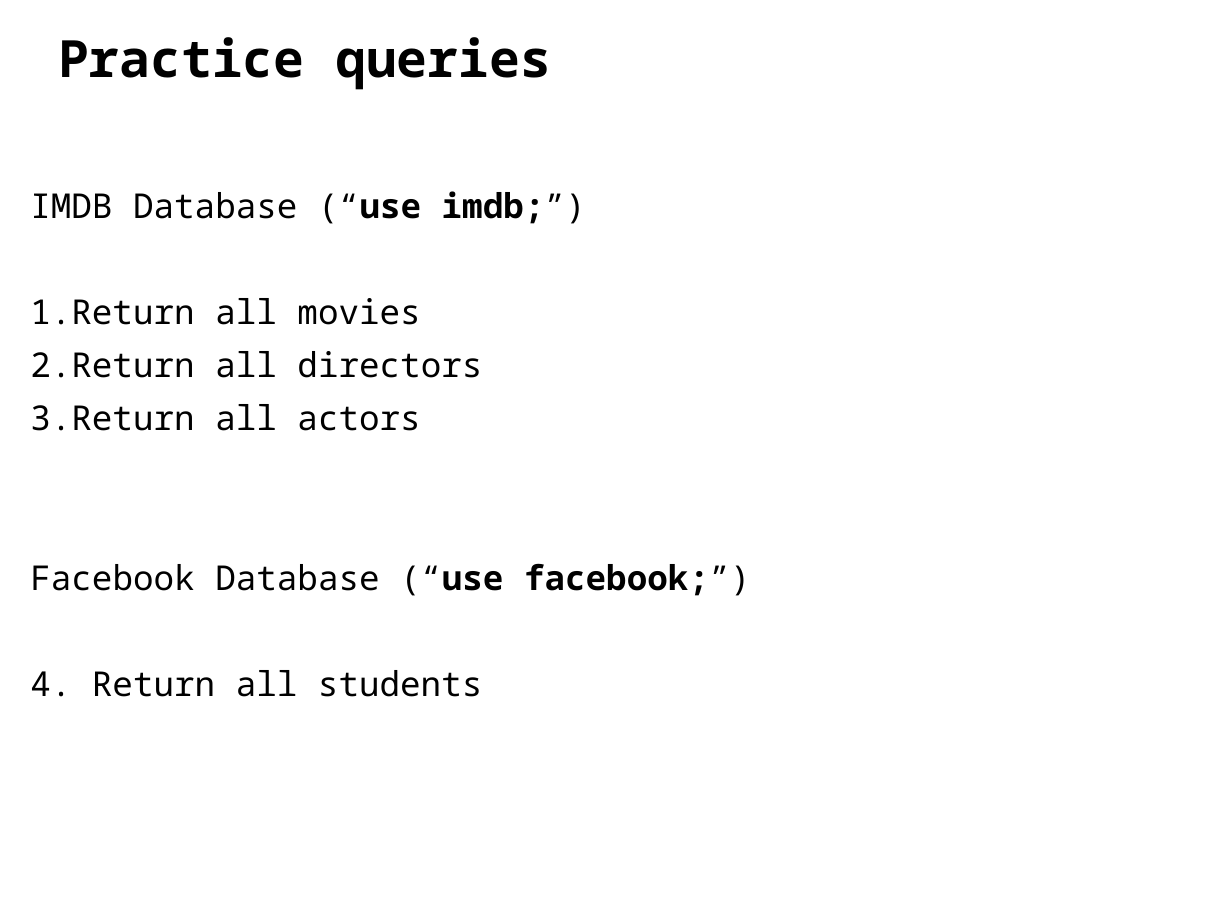
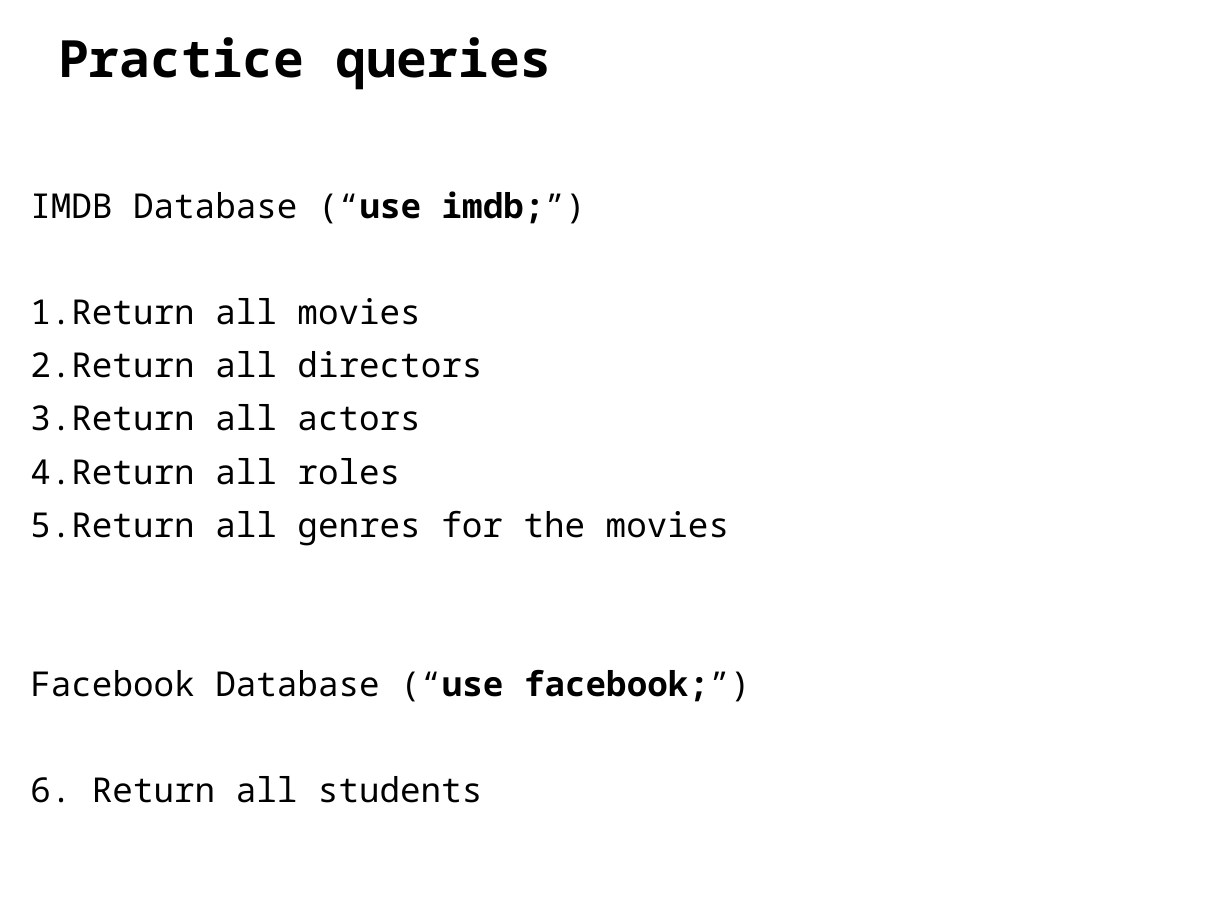
Before and after one commit to ipeirotis/introduction-to-databases, a slide deck: slide 9 of C-SQL.pptx. Drawn at 1232x924 pixels with LibreOffice and Linux fonts; fonts in the diff are those of the drawing. Boxes give left, top, right and bottom in pixels: in the first picture for what was removed or moved away, otherwise in the second. Text is boxed around its words. In the diff, an @@ line names an element or a change of style, - is before the commit and + after.

```diff
--- a/C-SQL.pptx
+++ b/C-SQL.pptx
@@ text at box(30, 458, 729, 546): paragraphs added @@
+4. Return all roles
+5. Return all genres for the movies
```
Also in this commit, not shown: 4 other slides changed, 1 slide added.
